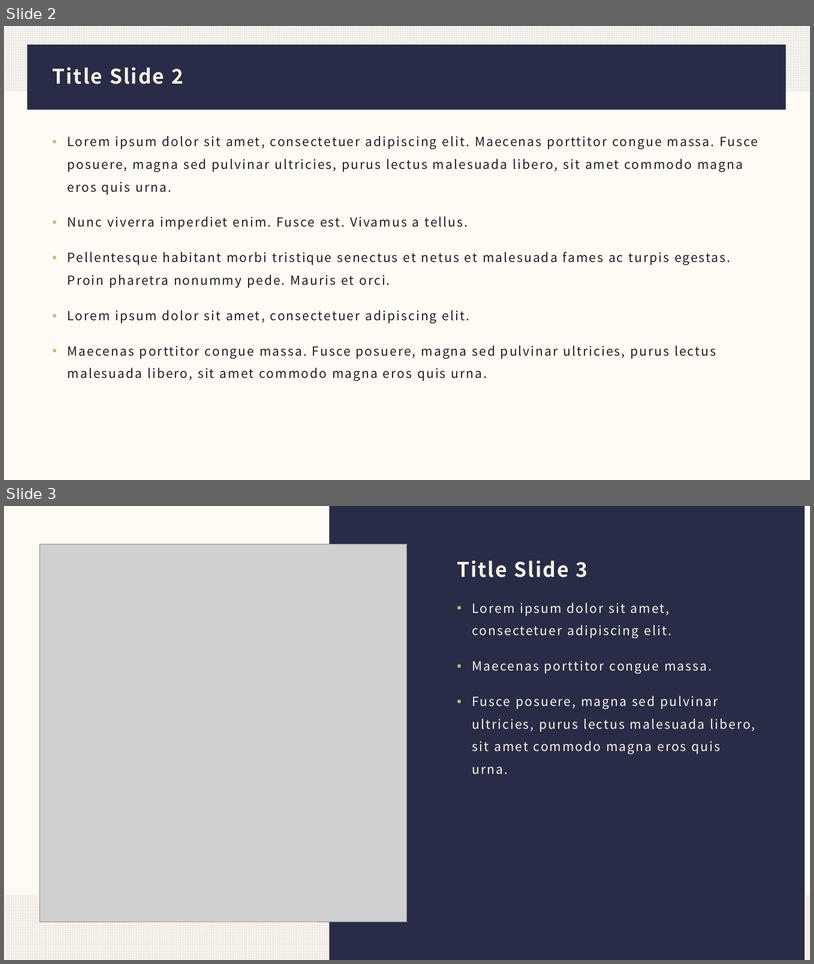
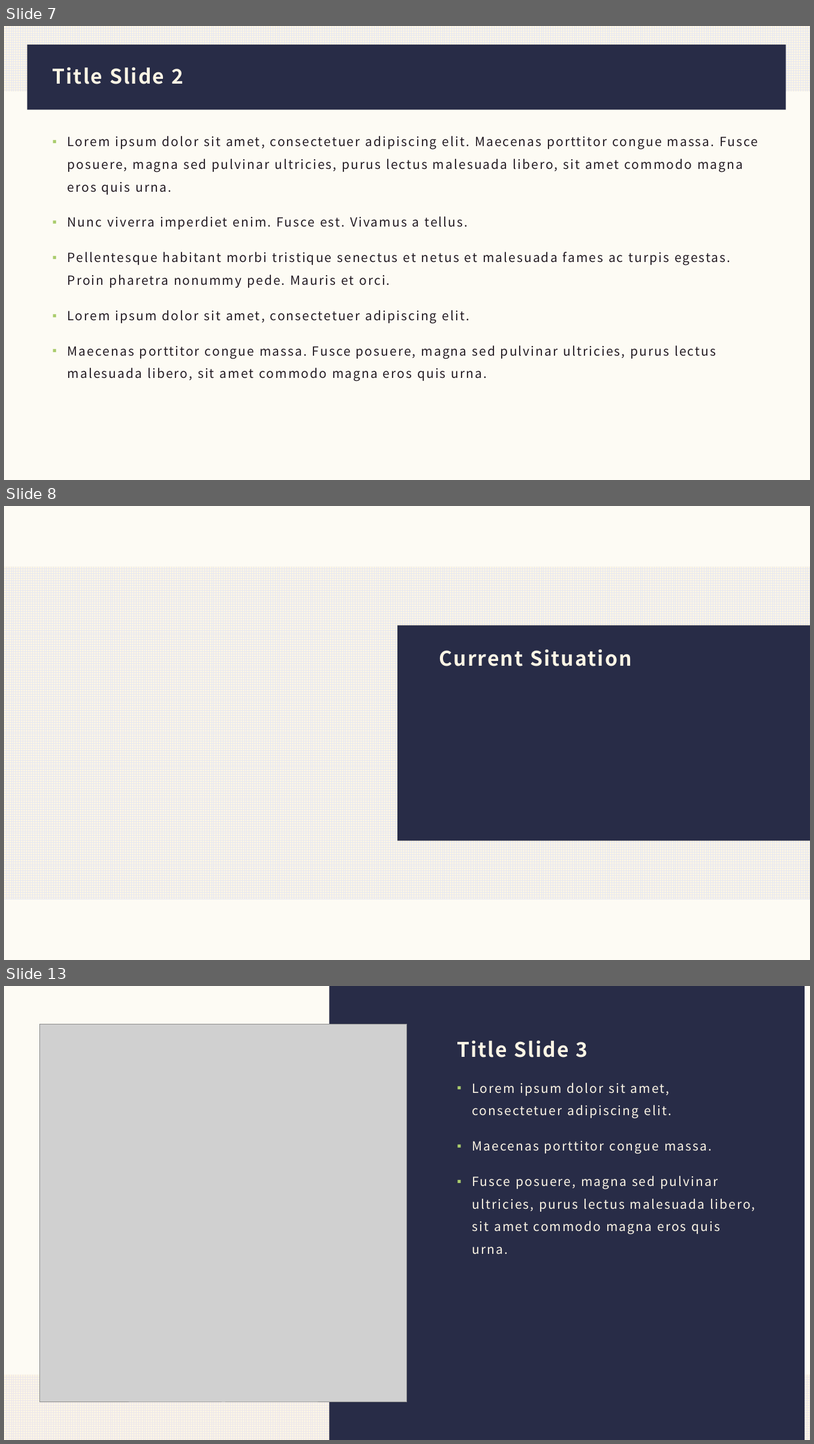
Before and after one commit to IADT-projects/y4-project-ConorWeldon, a slide deck: Docs/Presentation/Presentation.pptx. Shown one above the other, each under a label of ours: slides 2 and 3 before the commit, slides 7, 8 and 13 after it; the slides between them are not shown. The pictures are 814x964 and 814x1444 pixels, drawn with LibreOffice and Linux fonts; fonts in the diff are those of the drawing; grey boxes stand for pictures. Boxes give left, top, right and bottom in pixels: in the first picture for what was removed or moved away, otherwise in the second. Text is boxed around its words. In the diff, an @@ line names an element or a change of style, - is before the commit and + after.

```diff
--- a/Docs/Presentation/Presentation.pptx
+++ b/Docs/Presentation/Presentation.pptx
@@ slide 8 added at [4, 506, 810, 960], background #FCF5E5 at 40% opacity @@
@@ rectangle added at [4, 567, 810, 899], fill pattern #E5E7F1 on #FCF5E5 @@
@@ rectangle added at [398, 625, 810, 841], fill #282C47 @@
@@ title added at [440, 649, 632, 666], 24 pt, text #FCF5E5, bold @@
+Current Situation
@@ what was slide 2 is now slide 7 @@
@@ what was slide 3 is now slide 13 @@
```
Also in this commit, not shown: 1 slide changed, 11 other slides added.
